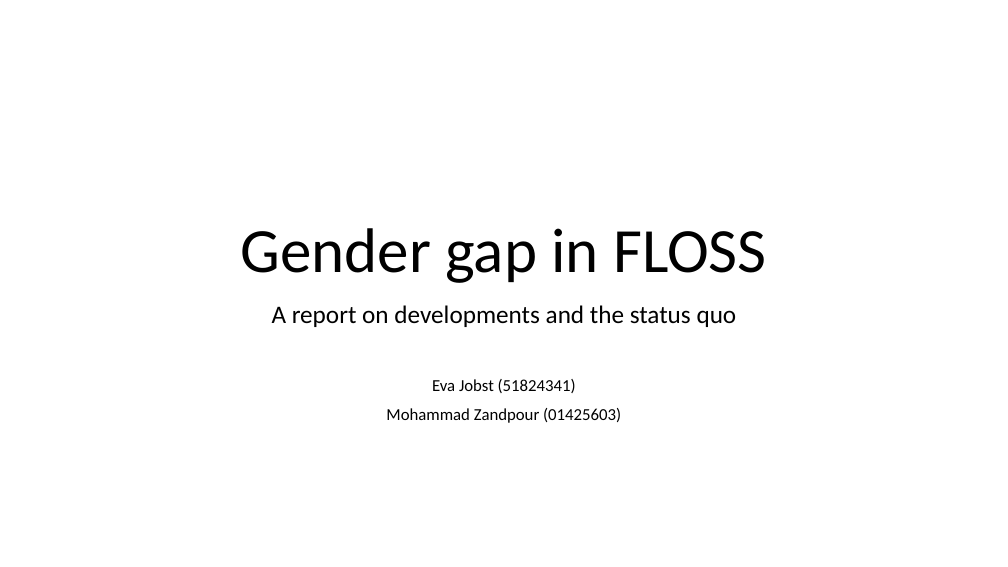
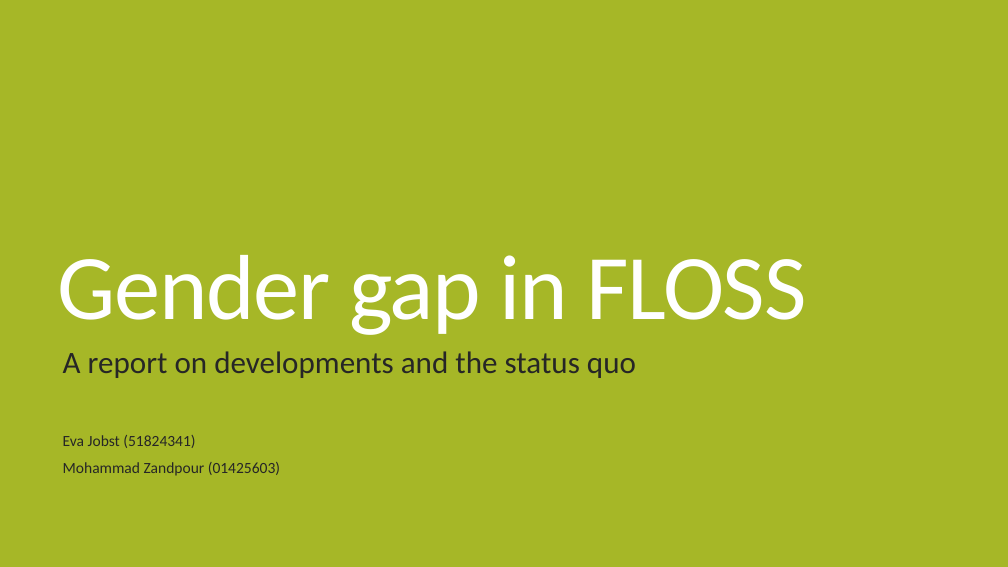
Before and after one commit to EvaJobst/FOT-Paper, a slide deck: slide 1 of Paper - Presentation.pptx. Drawn at 1008x567 pixels with LibreOffice and Linux fonts; fonts in the diff are those of the drawing. Boxes give left, top, right and bottom in pixels: in the first picture for what was removed or moved away, otherwise in the second. Text is boxed around its words. In the diff, an @@ line names an element or a change of style, - is before the commit and + after.

```diff
--- a/Paper - Presentation.pptx
+++ b/Paper - Presentation.pptx
@@ background #FFFFFF to #A6B727 @@
@@ title "Gender gap in FLOSS": place and size @@
-title "Gender gap in FLOSS" at [241, 228, 767, 283]
+title "Gender gap in FLOSS" at [57, 255, 806, 335]
@@ title "Gender gap in FLOSS" at [57, 255, 806, 335]: size 60 to 88 pt, text colour #000000 to #FFFFFF, letter spacing 0 to -1.2 pt; alignment centre to left; line spacing 0.9 to 0.8 @@
@@ subtitle "A report on developments and ...": place and size @@
-subtitle "A report on developments and ..." at [272, 305, 737, 423]
+subtitle "A report on developments and ..." at [63, 351, 636, 476]
@@ subtitle "A report on developments and ..." at [63, 351, 636, 476]: size 24 to 29.6 pt in "A report on developments and the status ..."; text colour #000000 to #262626; size 16 to 14.8 pt in "Eva Jobst (51824341)", "Mohammad Zandpour (01425603)"; alignment centre to left; line spacing 0.9 to 0.75; more space between paragraphs @@
```
Also in this commit, not shown: 17 other slides changed, 1 slide added, 1 slide removed.
